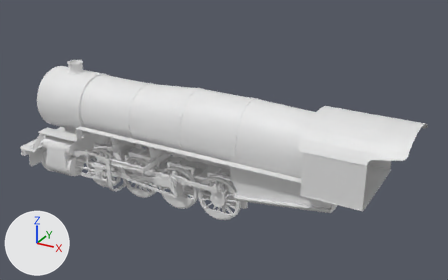
What one commit did to the Blender file USRA Heavy Mikado/model/Heavy Mikado.blend.
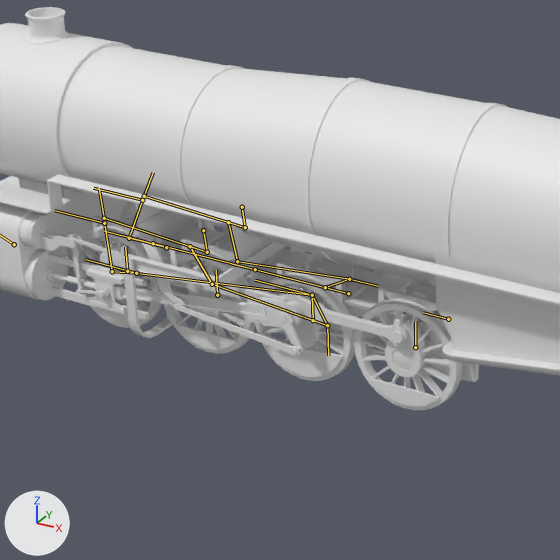
Each version is shown whole from a camera (50 mm lens) standing at (11.44, -17.51, 11.49) and looking at (1.5, 0.57, 2.45), then close up on the part from 13% to 63% of the width and 20% to 100% of the height. Every picture has the same lights, and +X, +Y and +Z are marked at lower left. Both versions are drawn at frame 23 of the action 'ArmatureAction.002'; the numbers are the values there. The bones that bend it are drawn over the model as lines in the close-ups.
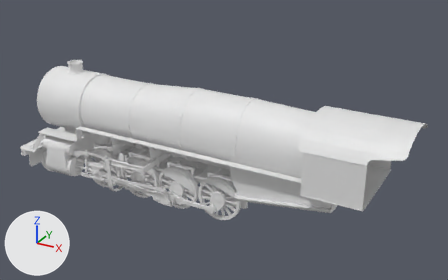
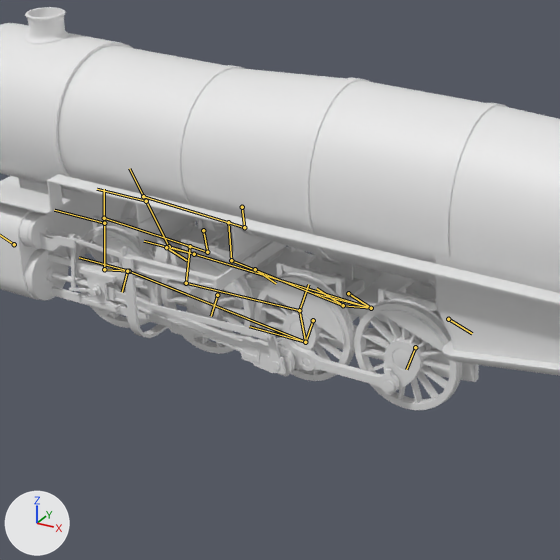
Boxes (x1, y1, x2, y2) around the edits, measured in the close-ups (560 x 560 px):
```json
{"object": "Cylinder.003", "change": "posed", "before": [43, 226, 462, 410], "after": [43, 226, 462, 410]}
{"object": "Cylinder.009", "change": "posed", "before": [134, 213, 436, 334], "after": [134, 213, 436, 333]}
{"bone": "3", "before": "(348, 293) to (325, 287)", "after": "(348, 293) to (371, 308)"}
{"bone": "L", "before": "(142, 200) to (93, 188)", "after": "(146, 201) to (97, 189)"}
{"bone": "4", "before": "(448, 319) to (423, 312)", "after": "(448, 319) to (472, 333)"}
{"bone": "2", "before": "(255, 269) to (232, 264)", "after": "(255, 269) to (276, 283)"}
{"bone": "1", "before": "(166, 247) to (146, 242)", "after": "(166, 247) to (187, 260)"}
{"bone": "3", "before": "(313, 320) to (312, 295)", "after": "(313, 320) to (305, 342)"}
{"bone": "4", "before": "(415, 347) to (415, 321)", "after": "(415, 347) to (406, 369)"}
{"bone": "2", "before": "(217, 295) to (216, 270)", "after": "(217, 295) to (211, 316)"}
{"bone": "1", "before": "(127, 271) to (125, 247)", "after": "(127, 271) to (122, 292)"}
```

The change, as JSON lines over the scene's bpy script:
```json
{"block": "bone_3", "where": "bone_3 = bpy.data.objects['Armature'].pose.bones['3']"}
{"op": "set", "path": "bone_3.rotation_quaternion", "old": "(0.707, 0.707, 0.0, 0.0)", "new": "(-0.775, 0.542, 0.0, 0.0)", "note": "degrees (90, 0, 0) -> degrees (-70, 0, 0)"}
{"block": "bone_l", "where": "bone_l = bpy.data.objects['Armature'].pose.bones['L']"}
{"op": "set", "path": "bone_l.location", "old": "(0.0, 0.05, 0.0)", "new": "(0.0, -0.02, 0.0)"}
{"block": "bone_4", "where": "bone_4 = bpy.data.objects['Armature'].pose.bones['4']"}
{"op": "set", "path": "bone_4.rotation_quaternion", "old": "(0.707, 0.707, 0.0, 0.0)", "new": "(-0.775, 0.542, 0.0, 0.0)", "note": "degrees (90, 0, 0) -> degrees (-70, 0, 0)"}
{"block": "bone_2", "where": "bone_2 = bpy.data.objects['Armature'].pose.bones['2']"}
{"op": "set", "path": "bone_2.rotation_quaternion", "old": "(0.707, 0.707, 0.0, 0.0)", "new": "(-0.775, 0.542, 0.0, 0.0)", "note": "degrees (90, 0, 0) -> degrees (-70, 0, 0)"}
{"block": "bone_1", "where": "bone_1 = bpy.data.objects['Armature'].pose.bones['1']"}
{"op": "set", "path": "bone_1.rotation_quaternion", "old": "(0.707, 0.707, 0.0, 0.0)", "new": "(-0.775, 0.542, 0.0, 0.0)", "note": "degrees (90, 0, 0) -> degrees (-70, 0, 0)"}
{"block": "bone_3_", "where": "bone_3_ = bpy.data.objects['Armature.002'].pose.bones['3']"}
{"op": "set", "path": "bone_3_.rotation_quaternion", "old": "(0.0, 1.0, 0.0, 0.0)", "new": "(-0.932, -0.165, 0.0, 0.0)", "note": "degrees (-180, 0, 0) -> degrees (20, 0, 0)"}
{"block": "bone_4_", "where": "bone_4_ = bpy.data.objects['Armature.002'].pose.bones['4']"}
{"op": "set", "path": "bone_4_.rotation_quaternion", "old": "(0.0, 1.0, 0.0, 0.0)", "new": "(-0.932, -0.165, 0.0, 0.0)", "note": "degrees (-180, 0, 0) -> degrees (20, 0, 0)"}
{"block": "bone_2_", "where": "bone_2_ = bpy.data.objects['Armature.002'].pose.bones['2']"}
{"op": "set", "path": "bone_2_.rotation_quaternion", "old": "(0.0, 1.0, 0.0, 0.0)", "new": "(-0.932, -0.165, 0.0, 0.0)", "note": "degrees (-180, 0, 0) -> degrees (20, 0, 0)"}
{"block": "bone_1_", "where": "bone_1_ = bpy.data.objects['Armature.002'].pose.bones['1']"}
{"op": "set", "path": "bone_1_.rotation_quaternion", "old": "(0.0, 1.0, 0.0, 0.0)", "new": "(-0.932, -0.165, 0.0, 0.0)", "note": "degrees (-180, 0, 0) -> degrees (20, 0, 0)"}
```
